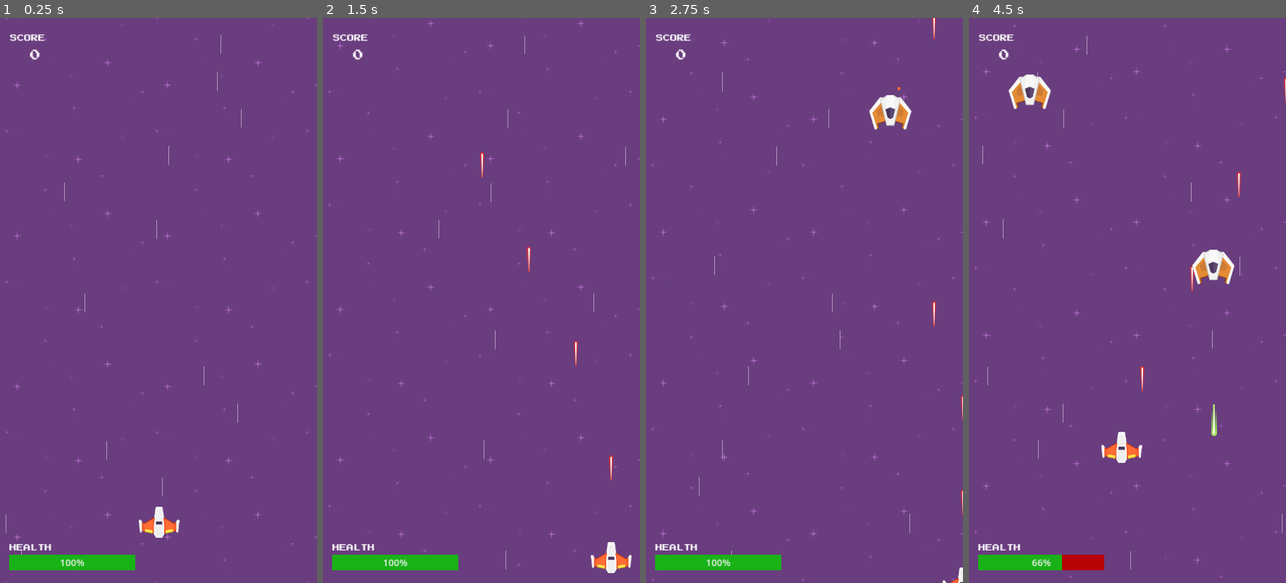
Above: before the commit, frames 1-4 (left to right).
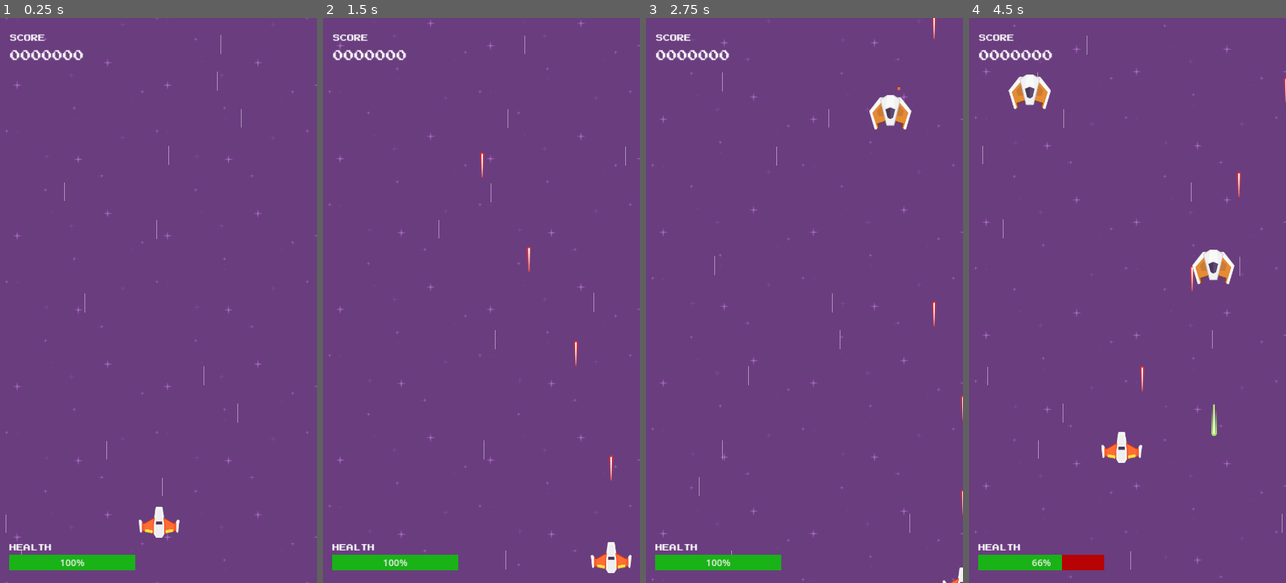
Above: after the commit, the same moments.

Repository: felipegabriel1942/space_shooter_godot
Game: Godot game, scene res://scenes/game.tscn
The game is run twice, just before and just after one commit, with the same random seed, the same clock (stepped at 60 frames per second) and the same inputs.
Inputs:
- Up to frame 1 (0.25 s): no input
- Up to frame 2 (1.5 s): hold D (move_right) 0.53-1.28 s; hold Space (shoot) 0.53-1.28 s; hold S (move_down) from 1.28 s (still down); tap Space (shoot) at 1.35 s
- Up to frame 3 (2.75 s): release S (move_down) at 2.03 s; hold D (move_right) from 2.03 s (still down); hold Space (shoot) from 2.03 s (still down)
- Up to frame 4 (4.5 s): release D (move_right) at 2.78 s; release Space (shoot) at 2.78 s; hold W (move_up) 2.78-3.53 s; tap Space (shoot) at 2.85, 4.35 s; hold Space (shoot) 3.53-4.28 s; hold A (move_left) from 3.53 s (still down)

The runs differ from the first frame. In frame 1, 0.3% of the frame differs, in the area x 3-27%, y 5-8%; in frame 2, 0.3%; in frame 3, 0.3%; in frame 4, 0.3%.

Commit message:
Iniciando criação de um boss

Diff:
--- /dev/null
+++ b/scenes/enemies/enemy_boss.tscn
@@ -0,0 +1,18 @@
+[gd_scene load_steps=4 format=3 uid="uid://lehivtwshipr"]
+
+[ext_resource type="Texture2D" uid="uid://ce1g2fkri4n10" path="res://assets/textures/enemyBlack4.png" id="1_t2ggt"]
+[ext_resource type="Script" path="res://scripts/enemies/enemy_boss.gd" id="1_u3ggk"]
+[ext_resource type="PackedScene" uid="uid://cnhv2qwap7hrg" path="res://scenes/particles/explosion_particles.tscn" id="2_seln7"]
+
+[node name="EnemyBoss" type="Area2D"]
+collision_layer = 2
+collision_mask = 5
+script = ExtResource("1_u3ggk")
+death_particle = ExtResource("2_seln7")
+
+[node name="Sprite2D" type="Sprite2D" parent="."]
+scale = Vector2(2.5, 2.5)
+texture = ExtResource("1_t2ggt")
+
+[node name="CollisionPolygon2D" type="CollisionPolygon2D" parent="."]
+polygon = PackedVector2Array(-27, 104, -34, 92, -102, 50, -102, -74, -48, -105, -16, -105, -16, -83, 17, -83, 18, -104, 50, -104, 102, -73, 101, 50, 35, 91, 28, 105)
--- a/scenes/game.tscn
+++ b/scenes/game.tscn
@@ -12,6 +12,7 @@
 [ext_resource type="AudioStream" uid="uid://c1he06kgtvdyx" path="res://assets/audio/explode.wav" id="6_8qxp6"]
 [ext_resource type="AudioStream" uid="uid://dw5q552imobfr" path="res://assets/audio/power_up_pickup.mp3" id="7_33x5e"]
 [ext_resource type="Texture2D" uid="uid://dxynlfe0tbhah" path="res://assets/textures/star.png" id="7_db661"]
+[ext_resource type="PackedScene" uid="uid://lehivtwshipr" path="res://scenes/enemies/enemy_boss.tscn" id="13_4uxb7"]
 
 [sub_resource type="ParticleProcessMaterial" id="ParticleProcessMaterial_g5t5n"]
 particle_flag_disable_z = true
@@ -100,5 +101,8 @@
 [node name="WorldEnvironment" type="WorldEnvironment" parent="."]
 environment = SubResource("Environment_ijdjb")
 
+[node name="EnemyBoss" parent="." instance=ExtResource("13_4uxb7")]
+position = Vector2(278, -190)
+
 [connection signal="healed" from="Player" to="." method="_on_player_healed"]
 [connection signal="timeout" from="EnemySpawnTimer" to="." method="_on_enemy_spawn_timer_timeout"]
--- a/scenes/hud.tscn
+++ b/scenes/hud.tscn
@@ -30,11 +30,12 @@
 layout_mode = 1
 anchors_preset = 10
 anchor_right = 1.0
-offset_top = 40.0
-offset_right = -420.0
-offset_bottom = 89.0
+offset_left = 17.0
+offset_top = 41.0
+offset_right = -397.0
+offset_bottom = 90.0
 grow_horizontal = 2
-text = "99999
+text = "9999999
 "
 label_settings = SubResource("LabelSettings_8rqva")
 horizontal_alignment = 1
--- /dev/null
+++ b/scripts/enemies/enemy_boss.gd
@@ -0,0 +1,29 @@
+class_name EnemyBoss extends Area2D
+
+signal killed(points)
+signal hit()
+
+@export var health = 20
+@export var death_particle: PackedScene
+@export var points = 20000
+
+func take_damage(amount):
+	health -= amount
+
+	print(health)
+
+	if health <= 0:
+		killed.emit(points)
+		die()
+	else:
+		hit.emit()
+
+func die():
+	if death_particle != null:
+		var particle = death_particle.instantiate()
+		particle.position = global_position
+		particle.rotation = global_rotation
+		particle.emitting = true
+		get_tree().current_scene.add_child(particle)
+
+	queue_free()
--- a/scripts/hud.gd
+++ b/scripts/hud.gd
@@ -2,7 +2,7 @@
 
 @onready var score = $Score:
 	set(value):
-		score.text = str(value)
+		score.text = str(value).lpad(7, "0")
 
 @onready var max_health = $HealthBar:
 	set(value):
--- a/scripts/laser.gd
+++ b/scripts/laser.gd
@@ -12,7 +12,7 @@
 	queue_free()
 
 func _on_area_entered(area):
-	if area is Enemy:
+	if area is Enemy || area is EnemyBoss:
 		area.take_damage(damage)
 
 		if death_particle != null:
Binary file added: assets/textures/enemyBlack4.png
Not shown, added: assets/textures/enemyBlack4.png.import
Binary file added: assets/textures/pill_red.png
Not shown, added: assets/textures/pill_red.png.import
Binary file added: assets/textures/powerupBlue_star.png
Not shown, added: assets/textures/powerupBlue_star.png.import
Binary file added: assets/textures/powerupGreen_star.png
Not shown, added: assets/textures/powerupGreen_star.png.import
Binary file added: assets/textures/powerupRed_star.png
Not shown, added: assets/textures/powerupRed_star.png.import
Not shown: 1 places in scenes/game.tscn that only renumber resources
